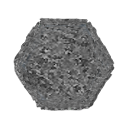
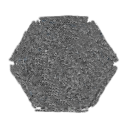
Layered file, before and after one edit (128x128). Changes by layer:
painted on "Layer 1" over [8, 14, 120, 114]
